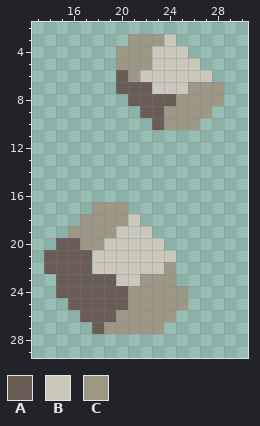
A pixel-art sprite gets an edit: sprites/blocks/environment/ore-venerium3.png. That is the earlier state.
The file is 32x32 pixels. Shown: x 13..30, y 2..29.
Palette (. is transparent): A #685c55  B #c9c8bb  C #9d9785
Pixels before, first column x 14:
 3 .......CCCB....
 4 ......CCCBBB...
 5 ......CCCBBBB..
 6 ......ACBBBBBB.
 7 ......AAABBBCCC
 8 .......AAAACCCC
 9 ........AACCCC.
10 .........ACCC..
11 ...............
12 ...............
13 ...............
14 ...............
15 ...............
16 ...............
17 ....CCC........
18 ...CCCCB.......
19 ..CCCCBBB......
20 .AACCBBBBB.....
21 AAAABBBBBBB....
22 AAAABBBBBBC....
23 .AAAAABBCCC....
24 .AAAAAACCCCC...
25 ..AAAAACCCCC...
26 ...AAACCCCC....
27 ....ACCCCC.....
After the commit:
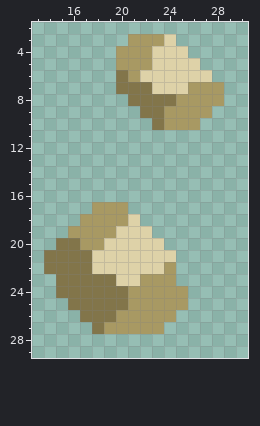
The edit:
Colour A changes from #685c55 to #82754a.
Colour B changes from #c9c8bb to #ded2a8.
Colour C changes from #9d9785 to #a89963.
